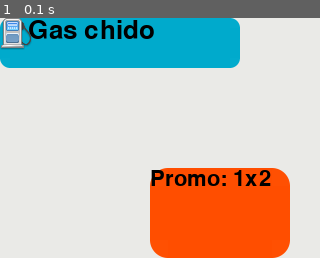
Above: before the commit, frame 1.
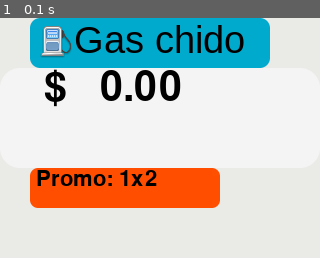
Above: after the commit, the same moment.

Repository: checor/Pygame-SSUI
Game: pygame game, started from loader.py
The game is run twice, just before and just after one commit, with the same random seed, the same clock (stepped at 60 frames per second) and the same inputs. The source is Python 2; it was converted automatically to run under Python 3.
Inputs:
- Up to frame 1 (0.1 s): no input

The runs differ from the first frame. In frame 1, 30% of the frame differs, in the area x 0-91%, y 0-100%.

Commit message:
Bugs correjidos, y aumentado el XML de ejemplo

Diff:
--- a/loader.py
+++ b/loader.py
@@ -25,7 +25,7 @@
 #Colores de guia de Firefox OS
 colores = {"Blue" : (0, 170, 204) , "Orange" : (255,78,0) , "Brick" :
                (205,103,35) , "Red" : (185,0,0) , "Green" : (95,155,10),
-               "Black" : (0,0,0) , "Warm grey" : (51,51,51) , "Warm Grey" :
+               "Black" : (0,0,0) , "Warm grey" : (51,51,51) , "Warm grey" :
                (44,57,59) , "Light grey" : (244,244,244) , "Ivory" :
                (234,234,231) , "White" : (255,255,255) }
 #Fuentes
@@ -93,7 +93,7 @@
     except pygame.error, message:
         print 'No se pudo cargar la imamen: ', fullname
         raise SystemExit, message
-    #image = image.convert_alpha()
+    image = image.convert_alpha()
     return image, image.get_rect()
 
 #Objetos globales
@@ -117,9 +117,6 @@
         surface.Fill(Colors[self.color])
     def update(self):
         pygame.display.update()
-    def cuadrifica(self):
-        for hijo in self.hijos:
-            pass
     def adopt(self, hijo):
         if isinstance(hijo, Cuadro) == True:
             print "Hijo", hijo.name, "creado"
@@ -137,7 +134,7 @@
     global surface
     Count = 0
     names = []
-    def __init__(self, nombre, color, pos = (0,0,0,0), rounded = False):
+    def __init__(self, nombre, color, pos = (0,0,0,0), rounded = 0):
         print "Cuadro creado: ", nombre
         Cuadro.Count = Cuadro.Count + 1
         Cuadro.names.append(nombre)
@@ -151,7 +148,6 @@
     def get_text(self, texto, tamano, fuente, color, pos=0):
         """Obtiene tiene texto para mostrar. En la varibale pos,
         0 es centrado, 1 es derecha, 2 es izquierda"""
-        #Cambio a lo que son tuplas con atributos
         self.textos.append((str(texto), tamano, fuente, pos, color))
     def hay_text(self):
         return len(self.textos)
@@ -160,7 +156,6 @@
             f = get_font(elem[2], elem[1])
             pgtext = f.render(elem[0], 1, (0,0,0))
             pgrect = pgtext.get_rect()
-            #pgrect.topleft = (elem[3]) #Primitivo
             pgrect.topleft = (self.pos[0], self.pos[1])
             surface.blit(pgtext, pgrect)
     def get_image(self, imagepath, posx = 0, posy = 0):
@@ -174,7 +169,6 @@
             surface.blit(elem[0], img_pos)
             pygame.display.flip()
     def draw(self):
-        #Cambiar esto a otro tipo de rectangulo
         if not self.rounded:
             pygame.draw.rect(surface, self.color, self.pos)
             self.drawtext()
@@ -233,7 +227,8 @@
                 print posc
                 color = child.find('Color').text
                 color = get_color(color)
-                c = Cuadro(str(child.attrib['Nombre']), color,  posc, True)
+                rounded = float(child.find('Redondez').text)
+                c = Cuadro(str(child.attrib['Nombre']), color,  posc, rounded)
                 pantallas[Pantalla.pCount - 1].adopt(c)
                 for t in child.findall("Texto"):
                     ttext = t.find("Text").text
@@ -241,14 +236,12 @@
                     tsize = int(t.find("Tamano").text)
                     tfont = t.find("Fuente").text
                     tcolor = t.find("Color").text
-                    tfont = None #Parche mamon
                     c.get_text(ttext, tsize, tfont, tcolor)
                 for imag in child.findall("Imagen"):
                     imagen = imag.find("Filename").text
                     img_posx = int(imag.find("PosX").text)
                     img_posy = int(imag.find("PosY").text)
                     c.get_image(imagen, img_posx, img_posy)
-            print "Awaken my masters"
             pantallas[0].awaken() #Awaken my masters
     else:
         print "XML inválido."
@@ -257,11 +250,9 @@
     global pantallas
     print "Newtech software"
     print "Inicializando...\n"
-    #pygame.init()      #cambio temporal
     surface.fill(colores['Ivory'])
     loadtemplate('test.xml')
     pygame.display.update()
-    #pantallas[0].
     time = clock.tick(30)
     running = True
     while running:
--- a/test.xml
+++ b/test.xml
@@ -5,31 +5,33 @@
         <Alto>50</Alto>
         <Color>Blue</Color>
         <Ancho>240</Ancho>
-        <PosX>0</PosX>
+        <PosX>30</PosX>
         <PosY>0</PosY>
-        <Margen>
+        <Redondez>.4</Redondez>
+        <Margen> <!-- Aun no implementado -->
             <Tamano>10</Tamano>
             <Color>Negro</Color>
         </Margen>
         <Texto>
             <Fuente>Arial</Fuente>
-            <Centrado>No</Centrado>
+            <Centrado>No</Centrado><!-- Aun no implementado -->
             <Tamano>38</Tamano>
             <Text>    Gas chido</Text>
             <Color>White</Color>
         </Texto>
         <Imagen>
             <Filename>gas.png</Filename>
-            <PosX>0</PosX>
-            <PosY>0</PosY>
+            <PosX>10</PosX>
+            <PosY>8</PosY>
         </Imagen>
    </Caja>
    <Caja Nombre="Caja 2">
-        <Alto>90</Alto>
-        <Ancho>140</Ancho>
-        <PosX>150</PosX>
+        <Alto>40</Alto>
+        <Ancho>190</Ancho>
+        <PosX>30</PosX>
         <PosY>150</PosY>
         <Color>Orange</Color>
+        <Redondez>.2</Redondez>
         <Margen>
             <Tamano>15</Tamano>
             <Color>Blanco</Color>
@@ -38,7 +40,21 @@
             <Fuente>None</Fuente>
             <Centrado>Si</Centrado>
             <Tamano>32</Tamano>
-            <Text>Promo: 1x2</Text>
+            <Text> Promo: 1x2</Text>
+            <Color>White</Color>
+        </Texto>
+    </Caja>
+    <Caja Nombre="Caja 3">
+        <Alto>100</Alto>
+        <Ancho>320</Ancho>
+        <PosX>0</PosX>
+        <PosY>50</PosY>
+        <Color>Light grey</Color>
+        <Redondez>.4</Redondez>
+        <Texto>
+            <Fuente>digital-7</Fuente>
+            <Tamano>60</Tamano>
+            <Text>    $   0.00</Text>
             <Color>White</Color>
         </Texto>
     </Caja>
